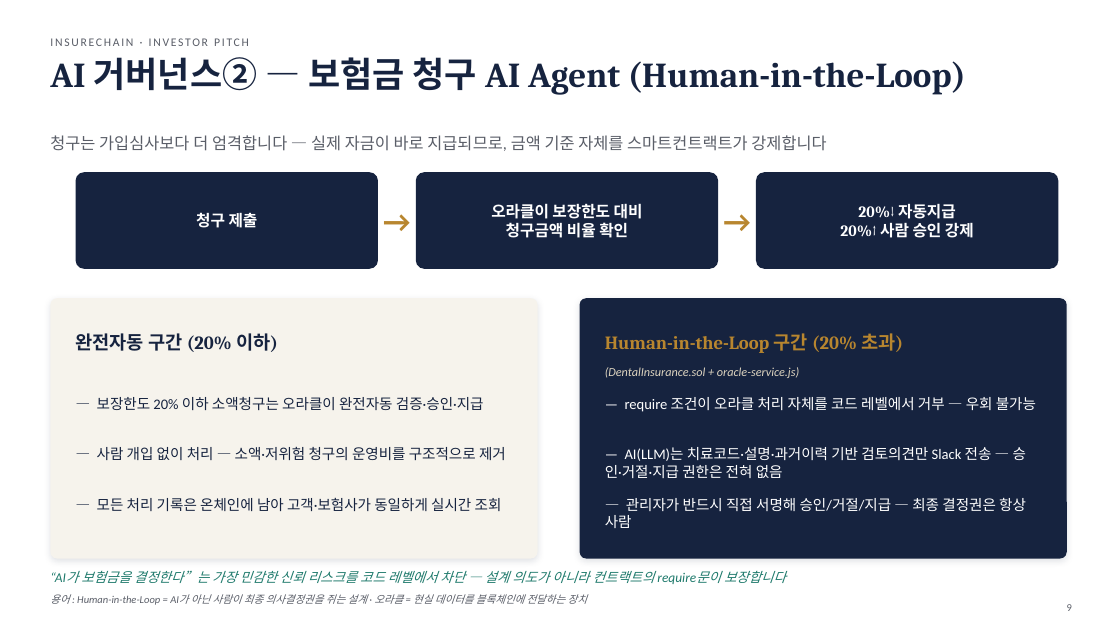
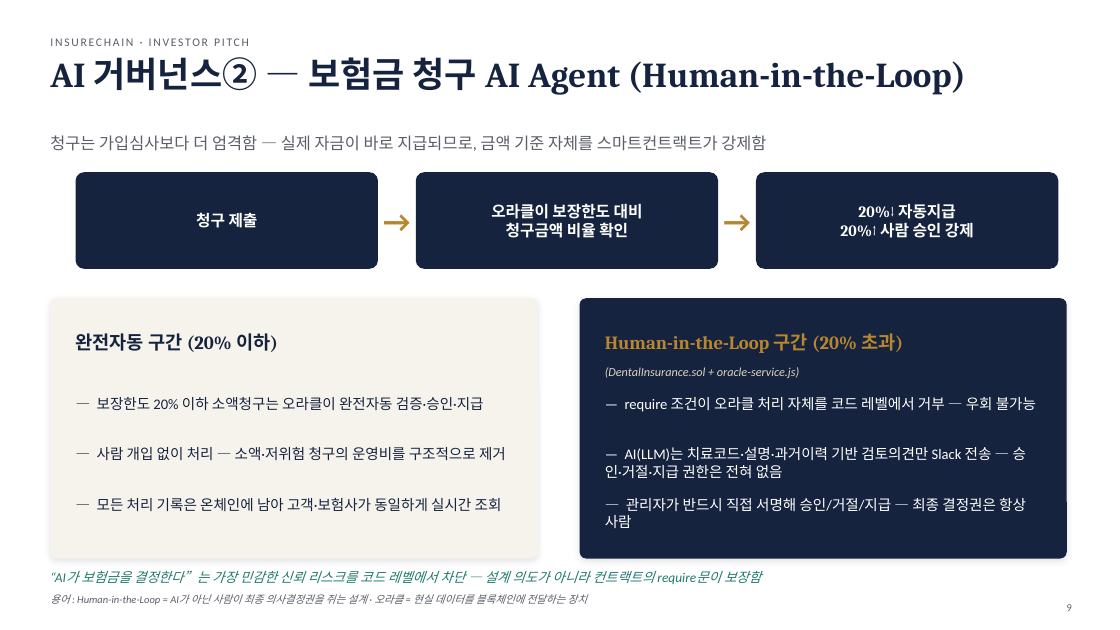
Before and after one commit to leeyonsei78/capstone_project_alpha, a slide deck: slide 9 of 인슈어체인_투자피칭_발표자료.pptx. Drawn at 1120x630 pixels with LibreOffice and Linux fonts; fonts in the diff are those of the drawing. Boxes give left, top, right and bottom in pixels: in the first picture for what was removed or moved away, otherwise in the second. Text is boxed around its words. In the diff, an @@ line names an element or a change of style, - is before the commit and + after.

```diff
--- a/인슈어체인_투자피칭_발표자료.pptx
+++ b/인슈어체인_투자피칭_발표자료.pptx
@@ text at bbox=[50, 135, 766, 151]: text changed @@
-청구는 가입심사보다 더 엄격합니다 — 실제 자금이 바로 지급되므로, 금액 기준 자체를 스마트컨트랙트가 강제합니다
+청구는 가입심사보다 더 엄격함 — 실제 자금이 바로 지급되므로, 금액 기준 자체를 스마트컨트랙트가 강제함
@@ text at bbox=[81, 570, 761, 583]: text changed @@
-“AI가 보험금을 결정한다”는 가장 민감한 신뢰 리스크를 코드 레벨에서 차단 — 설계 의도가 아니라 컨트랙트의 require문이 보장합니다
+“AI가 보험금을 결정한다”는 가장 민감한 신뢰 리스크를 코드 레벨에서 차단 — 설계 의도가 아니라 컨트랙트의 require문이 보장함
```
Also in this commit, not shown: 19 other slides changed, 1 other file.
